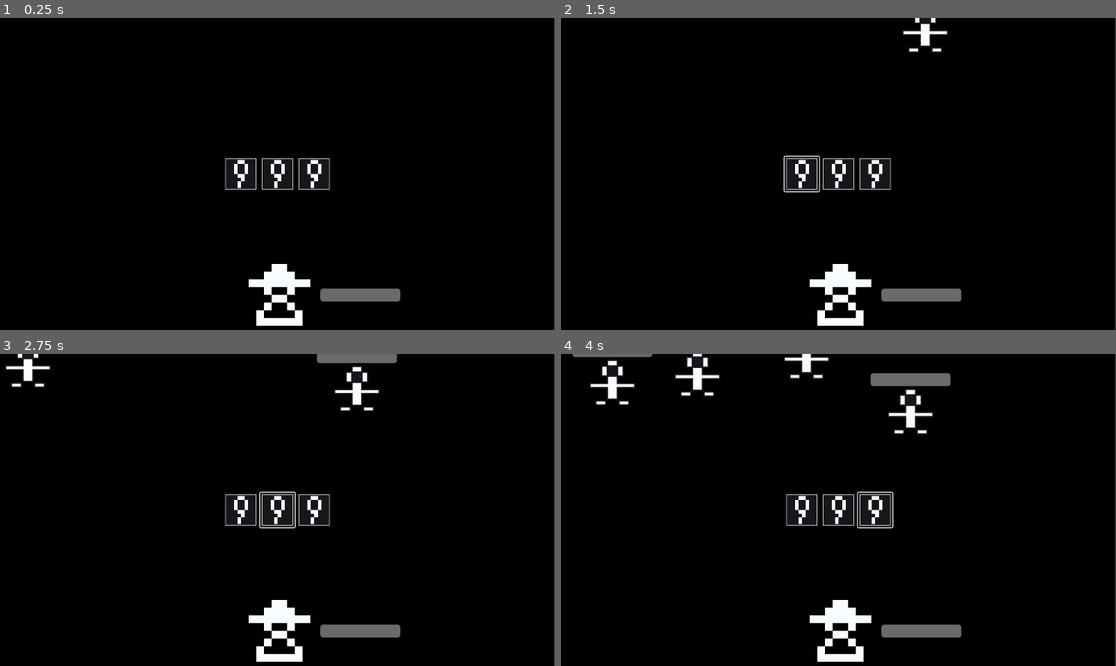
Above: before the commit, frames 1-4 (two rows, left to right).
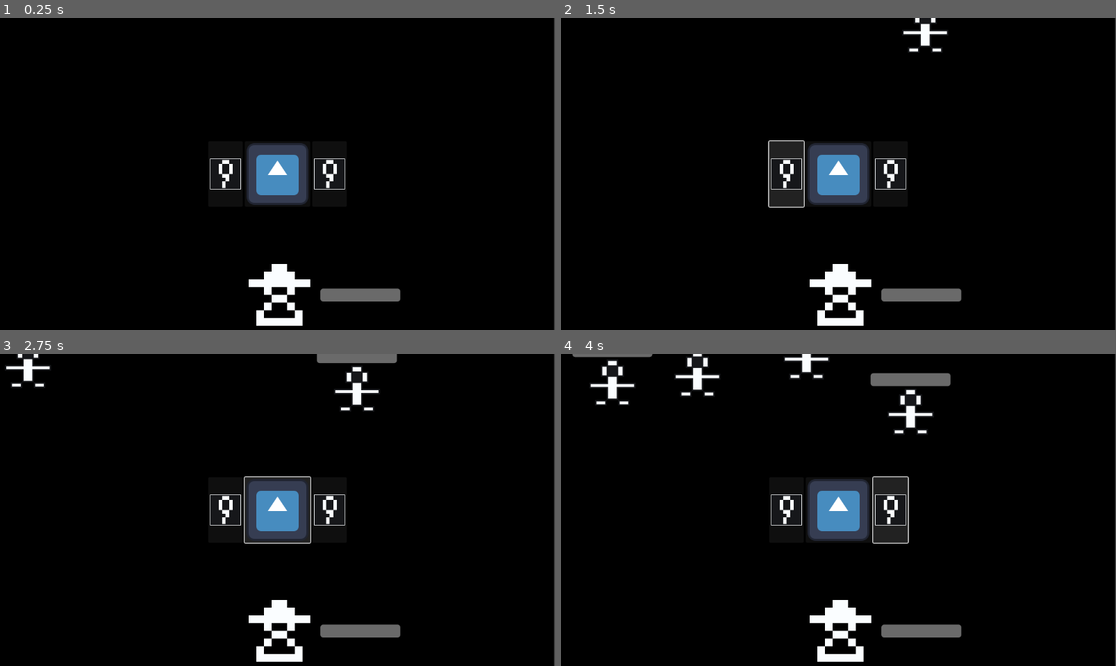
Above: after the commit, the same moments.

Repository: ThomasApplewhite/FIREBALL-Prototype
Game: Godot game, scene res://Source/Utils/dev_scene.tscn
Two runs of this game, one before a commit and one after it. Both use one fixed random seed, a clock stepped at 60 frames per second and the inputs below. The engine's default icon, where the game draws it, is replaced by a stand-in: a white triangle on a blue panel in a dark square.
Inputs (mouse positions are in pixels of both pictures, inside the frame that each line leads up to):
- Up to frame 1 (0.25 s): no input
- Up to frame 2 (1.5 s): click (799, 174) at 0.52 s; click (788, 174) at 1.27 s
- Up to frame 3 (2.75 s): click (277, 510) at 2.02 s
- Up to frame 4 (4 s): click (877, 510) at 2.77 s; click (888, 510) at 3.52 s

The runs differ from the first frame. In frame 1, 3.0% of the frame differs, in the area x 37-63%, y 40-60%; in frame 2, 3.8%, in the area x 37-63%, y 39-61%; in frame 3, 3.3%; in frame 4, 3.8%.

Commit message:
Sunray spell in-progress

Diff:
--- /dev/null
+++ b/Assets/Spells/SpellData/sunray_spell_day.tres
@@ -0,0 +1,11 @@
+[gd_resource type="Resource" script_class="SpellData" load_steps=4 format=3 uid="uid://cd8pxrr28ovob"]
+
+[ext_resource type="Script" path="res://Source/Utils/spell_data.gd" id="1_klwdg"]
+[ext_resource type="PackedScene" uid="uid://dmf0ck72mo3t7" path="res://Source/Spells/sunray.tscn" id="1_wio2m"]
+[ext_resource type="Texture2D" uid="uid://bi23ey7rnwkoi" path="res://icon.svg" id="3_qer7c"]
+
+[resource]
+script = ExtResource("1_klwdg")
+spell_name = "Sunray"
+spell_icon = ExtResource("3_qer7c")
+packed_spell = ExtResource("1_wio2m")
--- a/Source/SpellProvider/spell_provider.tscn
+++ b/Source/SpellProvider/spell_provider.tscn
@@ -1,11 +1,12 @@
-[gd_scene load_steps=3 format=3 uid="uid://xo43g1fmqpao"]
+[gd_scene load_steps=4 format=3 uid="uid://xo43g1fmqpao"]
 
 [ext_resource type="Script" path="res://Source/SpellProvider/spell_provider.gd" id="1_ryj2y"]
 [ext_resource type="Resource" uid="uid://dedrdyxv5pma6" path="res://Assets/Spells/SpellData/stub_spell_data.tres" id="2_klqqq"]
+[ext_resource type="Resource" uid="uid://cd8pxrr28ovob" path="res://Assets/Spells/SpellData/sunray_spell_day.tres" id="3_wtm4r"]
 
 [node name="SpellProvider" type="Node"]
 script = ExtResource("1_ryj2y")
-spell_datas = Array[Resource("res://Source/Utils/spell_data.gd")]([ExtResource("2_klqqq"), ExtResource("2_klqqq"), ExtResource("2_klqqq")])
+spell_datas = Array[Resource("res://Source/Utils/spell_data.gd")]([ExtResource("2_klqqq"), ExtResource("3_wtm4r"), ExtResource("2_klqqq")])
 
 [node name="GridContainer" type="GridContainer" parent="."]
 anchors_preset = 8
--- a/Source/Spells/stub_spell.gd
+++ b/Source/Spells/stub_spell.gd
@@ -5,3 +5,7 @@
 
 func launch():
 	spell_mover.launch()
+
+
+func _on_body_entered(body):
+	queue_free()
--- a/Source/Spells/stub_spell.tscn
+++ b/Source/Spells/stub_spell.tscn
@@ -27,4 +27,5 @@
 [node name="DamageDealer" parent="." instance=ExtResource("4_ufm4u")]
 damage = 50.0
 
+[connection signal="body_entered" from="." to="." method="_on_body_entered"]
 [connection signal="body_entered" from="." to="DamageDealer" method="_on_damage_triggered"]
--- /dev/null
+++ b/Source/Spells/sunray.gd
@@ -0,0 +1,54 @@
+# I am having a lot of trouble getting this spell to work.
+# I do not know how to handle the collision. The intention of this spell is to
+# flash an area for damage. A shape trace is sufficient for that mechanically,
+# but I don't know how to scale the beam sprite so it covers that area (which
+# is defined by a rect size, not by a transform.
+
+extends Node2D
+
+@export
+var beam_range = 1000.0
+@export
+var beam_width = 32.0
+@export_flags_2d_physics
+var beam_collision_mask
+
+@onready
+var sprite_node = $Sprite2D
+
+var beam_location
+
+func launch():
+	sweep_for_damage()
+
+# the current desire is to sweep cast from spawn to some point beyond the screen
+# Check these docs for how to set up the sweep query and how to interpret the
+# sweep results. Remeber: The raycast should sweep only the layer enemies are on
+#
+# https://docs.godotengine.org/en/stable/tutorials/physics/ray-casting.html
+# https://docs.godotengine.org/en/stable/classes/class_physicsdirectspacestate2d.html#class-physicsdirectspacestate2d-method-intersect-shape
+func sweep_for_damage():
+	# move projectile to good spot
+	global_position += (global_transform.x * (beam_range/2))
+	# modify sprite scale so sprite stretches correctly
+	# desired scale * sprite rect = desired size
+	# mmmm... matrix division...
+	# this isn't working. Hmm...
+
+	sprite_node.transform.scale =Vector2(beam_range, beam_width) / sprite_node.get_rect().size
+
+	var space_state = get_world_2d().direct_space_state
+	var query = make_sweep_query()
+	var result = space_state.intersect_shape(query)
+
+func make_sweep_query() -> PhysicsShapeQueryParameters2D:
+	var query = PhysicsShapeQueryParameters2D.new()
+	var query_shape = RectangleShape2D
+
+	query_shape.size = Vector2(beam_range, beam_width)
+
+	query.shape = query_shape
+	query.collision_mask = beam_collision_mask
+	query.transform = global_transform
+
+	return query
--- /dev/null
+++ b/Source/Spells/sunray.tscn
@@ -0,0 +1,16 @@
+[gd_scene load_steps=4 format=3 uid="uid://dmf0ck72mo3t7"]
+
+[ext_resource type="Script" path="res://Source/Spells/sunray.gd" id="1_en6t8"]
+[ext_resource type="PackedScene" uid="uid://b4utuabq3jous" path="res://Source/Functionality/damage_dealer.tscn" id="2_q17av"]
+[ext_resource type="Texture2D" uid="uid://bi23ey7rnwkoi" path="res://icon.svg" id="2_ygi8q"]
+
+[node name="Sunray" type="Node2D"]
+script = ExtResource("1_en6t8")
+
+[node name="Sprite2D" type="Sprite2D" parent="."]
+texture = ExtResource("2_ygi8q")
+
+[node name="DamageDealer" parent="." instance=ExtResource("2_q17av")]
+
+[node name="Timer" type="Timer" parent="."]
+wait_time = 0.5
